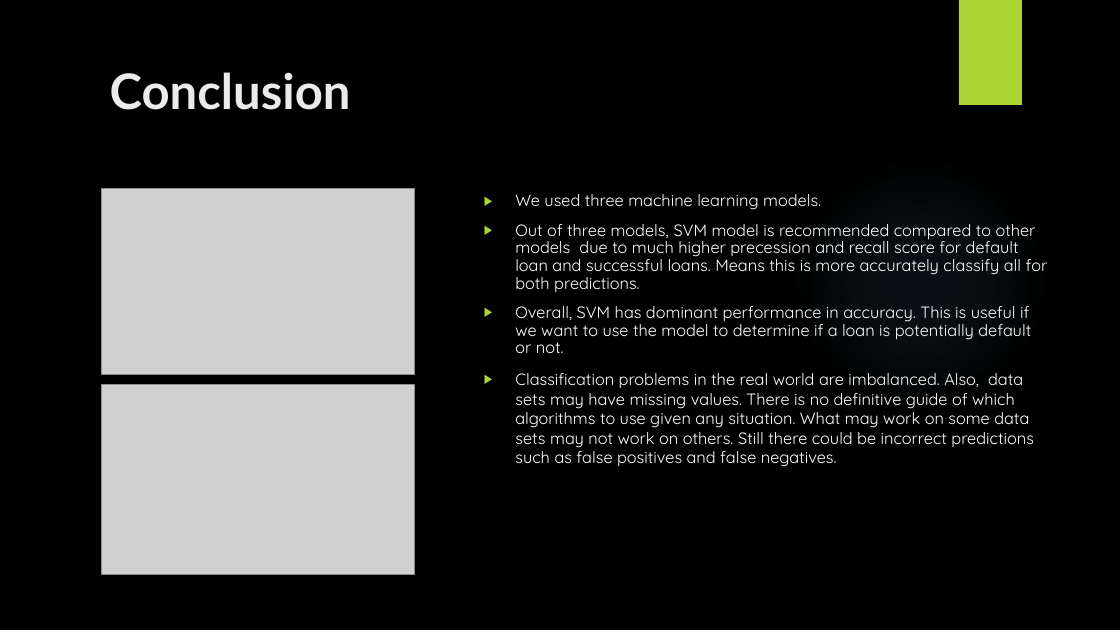
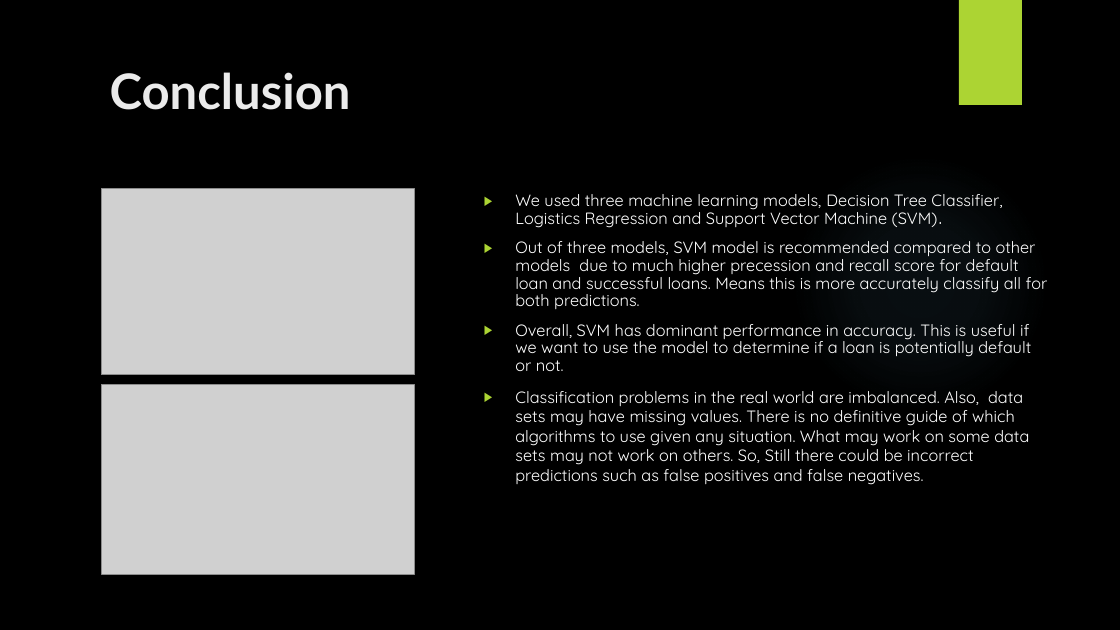
Before and after one commit to Minhtranaccount/Loan_Pay_Back_Ability, a slide deck: slide 13 of project 4 presentation.pptx. Drawn at 1120x630 pixels with LibreOffice and Linux fonts; fonts in the diff are those of the drawing; grey boxes stand for pictures; background and template pictures are left out. Boxes give left, top, right and bottom in pixels: in the first picture for what was removed or moved away, otherwise in the second. Text is boxed around its words. In the diff, an @@ line names an element or a change of style, - is before the commit and + after.

Commit message:
new presentation slide

```diff
--- a/project 4 presentation.pptx
+++ b/project 4 presentation.pptx
@@ text at bbox=[515, 194, 1002, 228]: text changed @@
-▶ We used three machine learning models.
+▶ We used three machine learning models, Decision Tree Classifier, Logistics Regression and Support Vector Machine (SVM).
@@ text at bbox=[515, 391, 1029, 485]: text changed @@
-▶ Classification problems in the real world are imbalanced. Also, data sets may have missing values. There is no definitive guide of which algorithms to use given any situation. What may work on some data sets may not work on others. Still there could be incorrect predictions such as false positives and false negatives.
+▶ Classification problems in the real world are imbalanced. Also, data sets may have missing values. There is no definitive guide of which algorithms to use given any situation. What may work on some data sets may not work on others. So, Still there could be incorrect predictions such as false positives and false negatives.
```
Also in this commit, not shown: 3 other slides changed, 1 other file.
